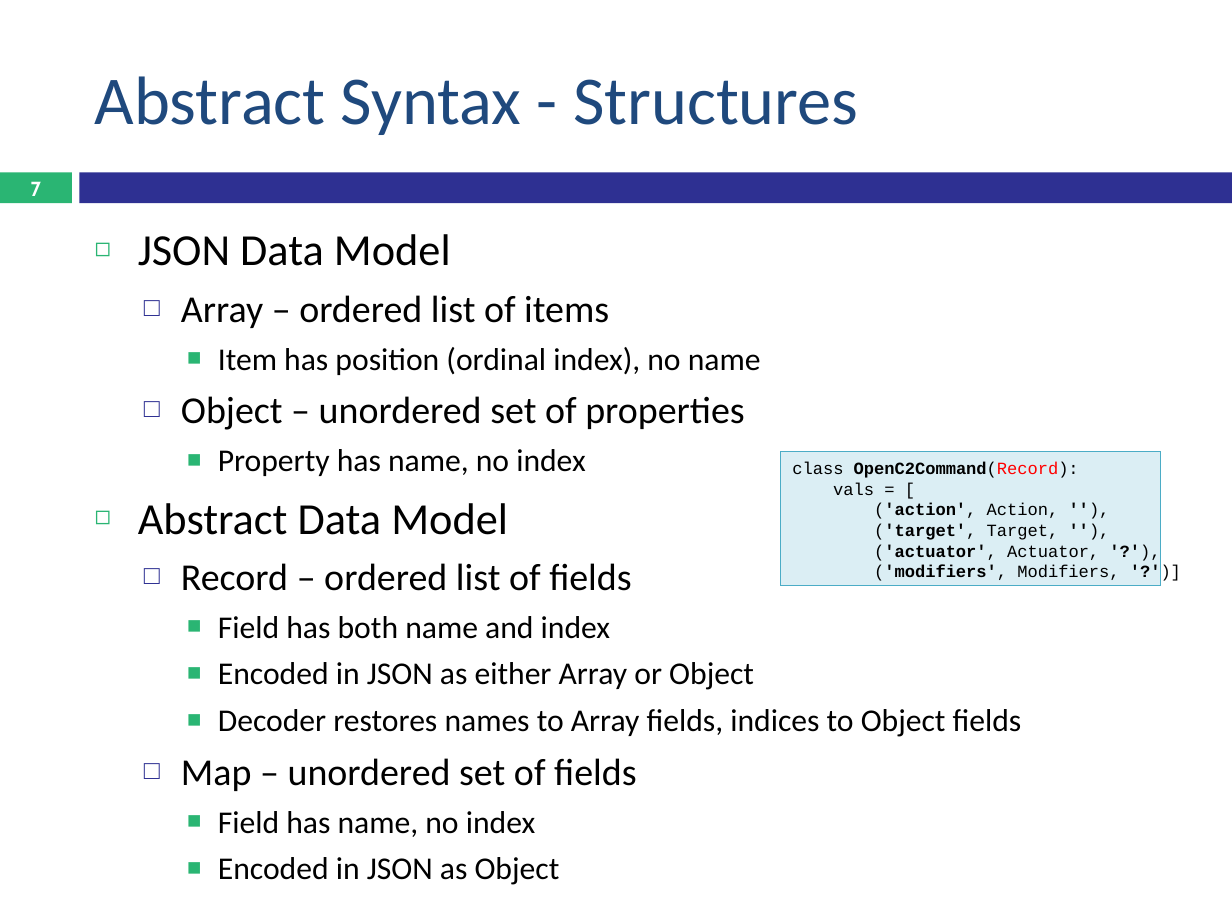
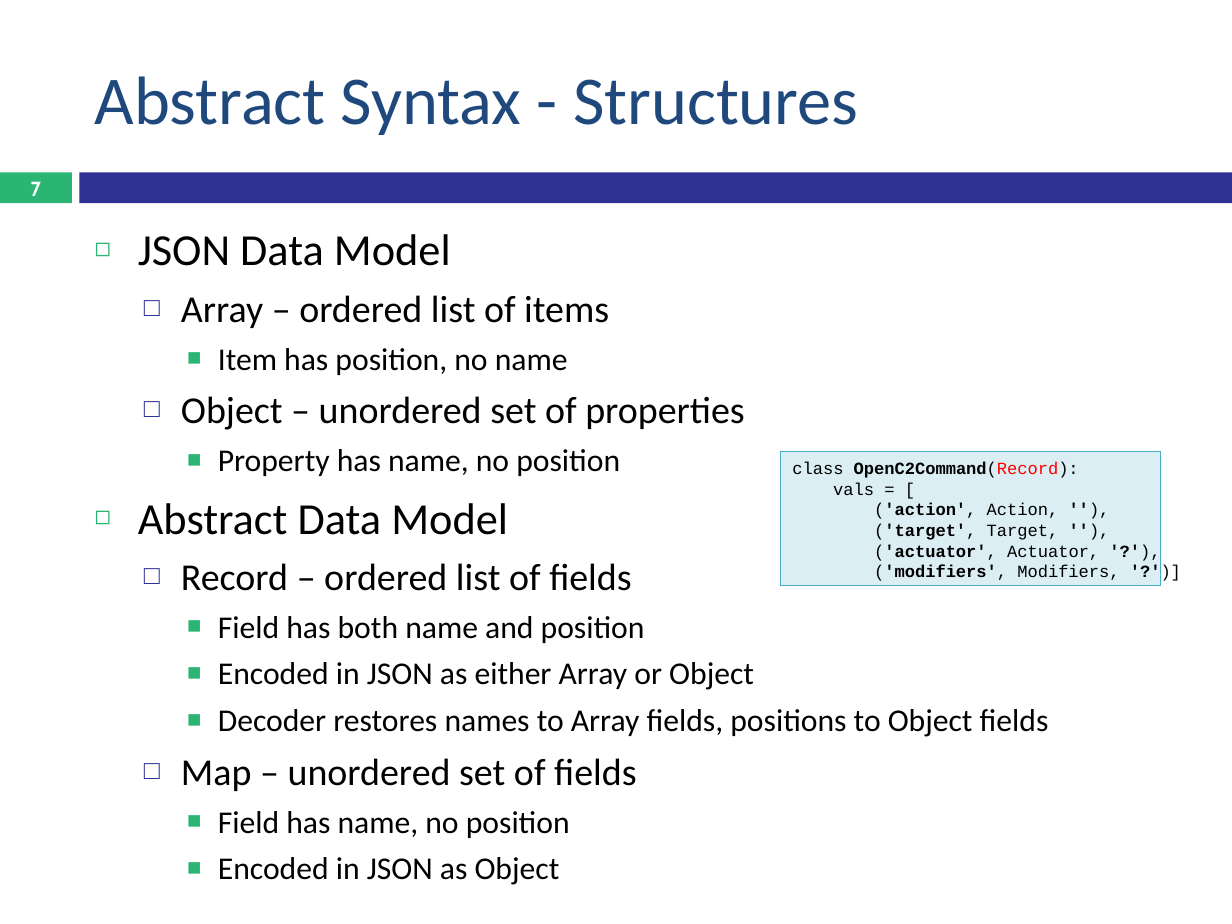
Before and after one commit to OpenC2-org/openc2-org, a slide deck: slide 7 of working/dod/OpenC2 Schema.pptx. Drawn at 1232x924 pixels with LibreOffice and Linux fonts; fonts in the diff are those of the drawing. Boxes give left, top, right and bottom in pixels: in the first picture for what was removed or moved away, otherwise in the second. Text is boxed around its words. In the diff, an @@ line names an element or a change of style, - is before the commit and + after.

```diff
--- a/working/dod/OpenC2 Schema.pptx
+++ b/working/dod/OpenC2 Schema.pptx
@@ text at <box>218,348,568,375</box>: text changed @@
-    ■ Item has position (ordinal index), no name
+    ■ Item has position, no name
@@ text at <box>218,449,620,476</box>: text changed @@
-    ■ Property has name, no index
+    ■ Property has name, no position
@@ text at <box>218,616,645,643</box>: text changed @@
-    ■ Field has both name and index
+    ■ Field has both name and position
@@ text at <box>218,709,1049,737</box>: text changed @@
-    ■ Decoder restores names to Array fields, indices to Object fields
+    ■ Decoder restores names to Array fields, positions to Object fields
@@ text at <box>218,811,570,838</box>: text changed @@
-    ■ Field has name, no index
+    ■ Field has name, no position
```
Also in this commit, not shown: 1 slide added, 7 other files.
